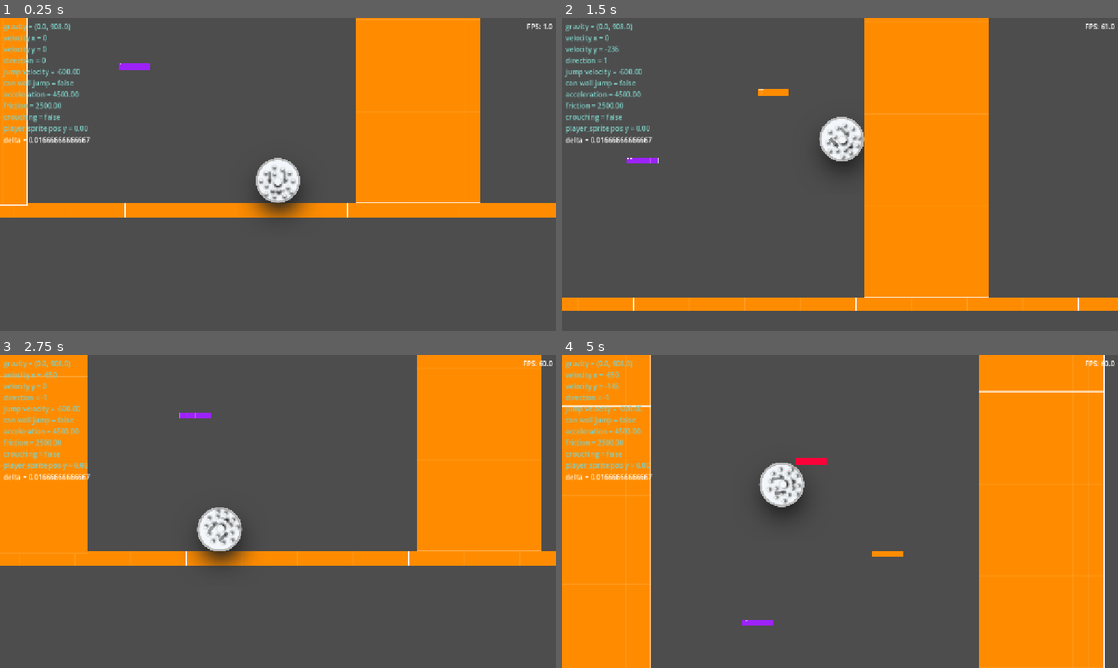
Above: before the commit, frames 1-4 (two rows, left to right).
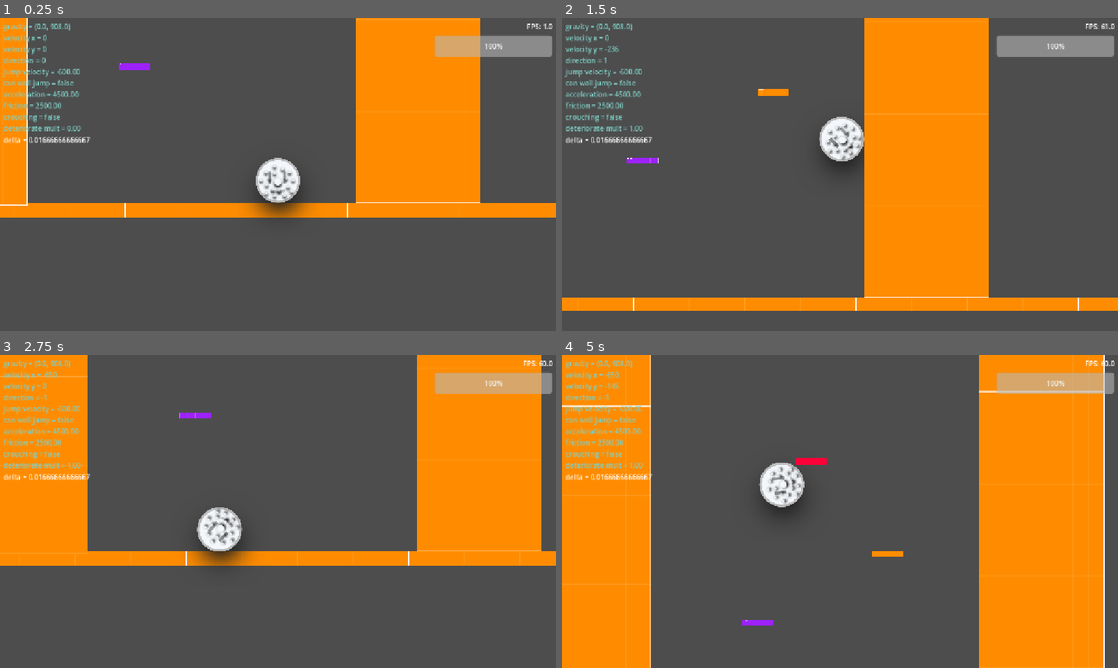
Above: after the commit, the same moments.

Repository: mitchglitchisdabestg/Haven-game
Game: Godot game, scene res://Scenes/basic_world.tscn
Two runs of this game, one before a commit and one after it. Both use one fixed random seed, a clock stepped at 60 frames per second and the inputs below. Sound files missing from this copy of the repository are replaced by a short silence.
Inputs (mouse positions are in pixels of both pictures, inside the frame that each line leads up to):
- Up to frame 1 (0.25 s): no input
- Up to frame 2 (1.5 s): move the mouse to (962, 158) at 0.52 s; hold D (right) from 0.53 s (still down); tap Ctrl (crouch) at 0.6 s; tap W (jump) at 0.77, 1.07 s; tap Shift (sprint) at 0.8, 1.35 s; move the mouse to (728, 190) at 1.27 s
- Up to frame 3 (2.75 s): tap W (jump) at 1.52, 1.55, 1.82, 2.1 s; move the mouse to (333, 442) at 2.02 s; release D (right) at 2.03 s; hold A (left) from 2.03 s (still down); tap Ctrl (crouch) at 2.3 s
- Up to frame 4 (5 s): move the mouse to (812, 574) at 2.77 s; release A (left) at 2.78 s; hold D (right) 2.78-4.28 s; tap Ctrl (crouch) at 2.85, 4.35 s; tap W (jump) at 3.02, 3.32, 3.77, 3.8, 4.07, 4.52, 4.82 s; tap Shift (sprint) at 3.05, 3.6 s; move the mouse to (1006, 558) at 3.52 s; move the mouse to (673, 464) at 4.27 s; hold A (left) from 4.28 s (still down)

The runs differ from the first frame. In frame 1, 1.6% of the frame differs, in the area x 0-100%, y 5-37%; in frame 2, 1.6%; in frame 3, 1.7%; in frame 4, 1.7%.

Commit message:
add player hp bar and deteriorate

Diff:
--- a/Scenes/Main menu/main_menu.gd
+++ b/Scenes/Main menu/main_menu.gd
@@ -28,7 +28,6 @@
 
 # Called every frame. 'delta' is the elapsed time since the previous frame.
 func _process(_delta: float) -> void:
-	Input.mouse_mode = Input.MOUSE_MODE_CONFINED
 	var mouse_pos = get_viewport().get_mouse_position()
 	var offset = (mouse_pos - screen_center) * sway_speed
 	background.position = start_position - offset
--- a/Scenes/player_ui.tscn
+++ b/Scenes/player_ui.tscn
@@ -38,6 +38,18 @@
 grow_horizontal = 0
 horizontal_alignment = 2
 
+[node name="hp" type="ProgressBar" parent="MarginContainer/Control" unique_id=1683704746]
+layout_mode = 1
+anchors_preset = 1
+anchor_left = 1.0
+anchor_right = 1.0
+offset_left = -272.0
+offset_top = 32.0
+offset_right = -1.0
+offset_bottom = 81.0
+grow_horizontal = 0
+value = 100.0
+
 [node name="debug" type="Control" parent="MarginContainer" unique_id=610157372]
 layout_mode = 2
 
--- a/Scripts/player.gd
+++ b/Scripts/player.gd
@@ -30,10 +30,14 @@
 
 var can_wall_jump: bool = false
 
+var hp: float = 100.0
+
 func _ready() -> void:
 	$CanvasLayer/player_ui.player_parent = self # set the ui player reference to this so it can get values to display
 
 func _process(delta: float) -> void:
+	hp += 2.0 * delta
+
 	if Input.is_action_just_pressed("crouch"):
 		crouching = true
 		crouch_anim()
@@ -63,6 +67,8 @@
 	crouching_tween.tween_property(player_sprite_parent, "scale:y", crouching_sprite_scale_y if crouching else sprite_scale_y, 0.2).set_ease(Tween.EASE_OUT)
 	crouching_tween.parallel().tween_property(player_sprite_parent, "position:y", crouching_sprite_y_pos if crouching else 0.0, 0.2).set_ease(Tween.EASE_OUT)
 
+var deteriorate_amount_mult: float = 1.0
+
 func _physics_process(delta: float) -> void:
 	# Add the gravity.
 	var current_gravity = gravity
@@ -87,9 +93,12 @@
 	if sprinting and is_on_floor():
 		speed = clampf(speed * sprint_speed_mult, min_speed, max_speed)
 		jump_velocity = -clampf(speed * sprint_speed_mult, min_speed, max_speed) * 0.3
+		deteriorate_amount_mult = 1.5
 	else:
 		speed = min_speed
 		jump_velocity = -600.0
+		deteriorate_amount_mult = 1.0
+
 	# Get the input direction and handle the movement/deceleration.
 	# As good practice, you should replace UI actions with custom gameplay actions.
 	direction = Input.get_axis("left", "right")
@@ -99,12 +108,15 @@
 		#else: player_sprite.flip_h = false
 	else:
 		velocity.x = move_toward(velocity.x, 0, friction * delta)
+		deteriorate_amount_mult = 0.0
 
 	move_and_slide()
 
 	# 4. Smooth Rolling Rotation
 	apply_roll_rotation(delta)
 
+	if is_on_floor(): hp -= (10.0 * delta) * deteriorate_amount_mult
+
 func apply_roll_rotation(delta: float) -> void:
 	# Angular velocity (radians/sec) = linear velocity / radius
 	var angular_velocity: float = velocity.x / ball_radius
--- a/Scripts/player_ui.gd
+++ b/Scripts/player_ui.gd
@@ -4,6 +4,7 @@
 
 @onready var d_velocity: Label = $MarginContainer/debug/text_cont/velocity
 @onready var d_delta: Label = $MarginContainer/debug/text_cont/delta
+@onready var hp: ProgressBar = $MarginContainer/Control/hp
 
 # Called every frame. 'delta' is the elapsed time since the previous frame.
 func _process(delta: float) -> void:
@@ -18,12 +19,14 @@
 	acceleration = %.2f
 	friction = %.2f
 	crouching = %s
-	player_sprite pos y = %.2f" %                                               \
+	deteriorate mult = %.2f" %                                                  \
 	[str(player_parent.gravity),                                                \
 	player_parent.velocity.x, player_parent.velocity.y,                         \
 	player_parent.direction,                                                    \
 	player_parent.jump_velocity, str(player_parent.can_wall_jump),              \
 	player_parent.acceleration, player_parent.friction,                         \
-	str(player_parent.crouching), player_parent.player_sprite.position.y]
+	str(player_parent.crouching), player_parent.deteriorate_amount_mult]
 
 	d_delta.text = "delta = " + str(delta)
+
+	hp.value = player_parent.hp
